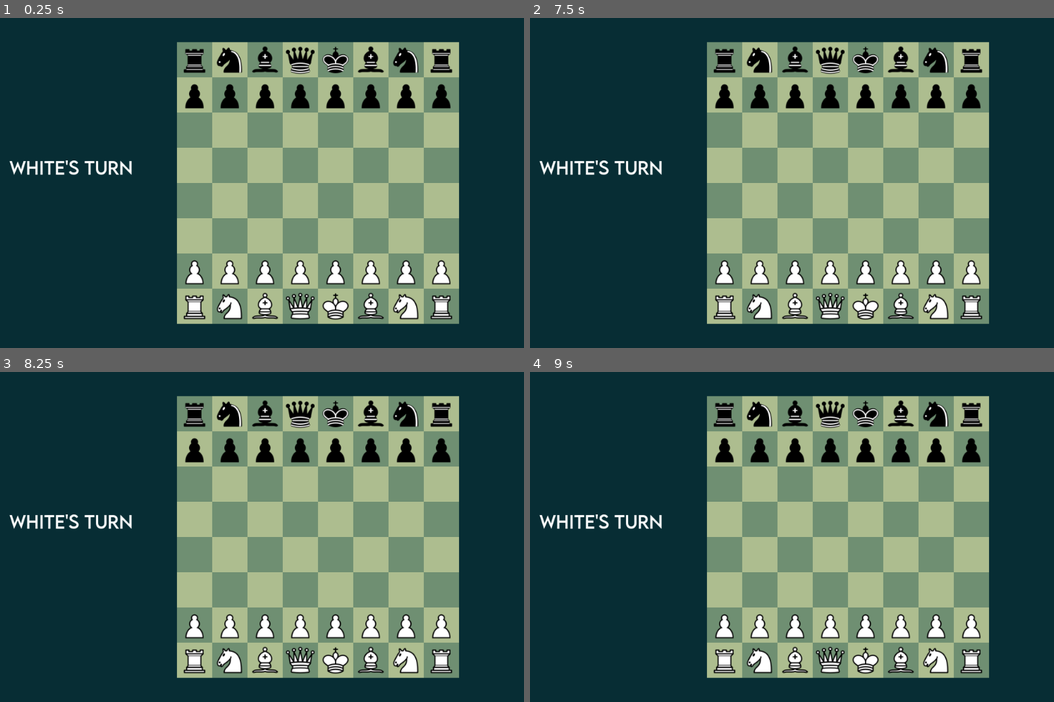
Above: before the commit, frames 1-4 (two rows, left to right).
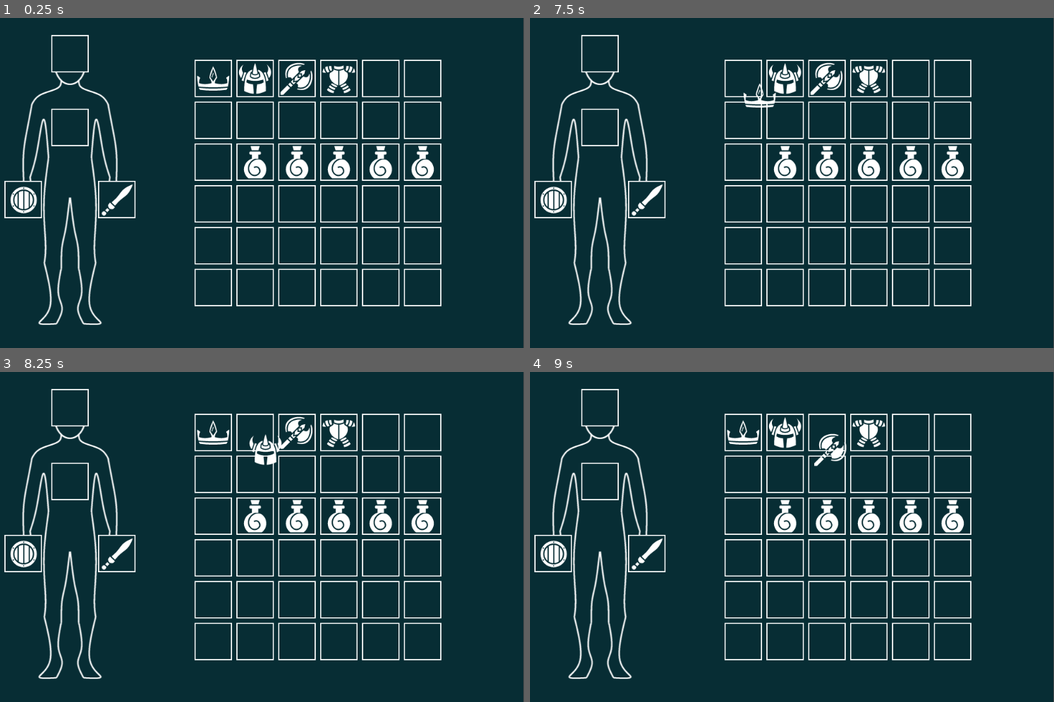
Above: after the commit, the same moments.

Repository: Maybells/godot-zone-framework
Game: Godot game, scene res://Examples/RPG Inventory/inventory.tscn
Same seed, same stepped clock (60 frames per second), same inputs: the game is played once before the commit and once after it. Before the commit the project starts from res://Examples/Chess/chess.tscn.
Inputs (mouse positions are in pixels of both pictures, inside the frame that each line leads up to):
- Up to frame 1 (0.25 s): no input
- Up to frame 2 (7.5 s): tap Enter at 0.5, 2, 3.5 s; move the mouse to (723, 60) at 0.52 s; click (723, 60) at 0.67 s; tap Space at 1.25, 2.75, 4.25 s; move the mouse to (760, 60) at 1.27 s; click (760, 60) at 1.42 s; move the mouse to (797, 60) at 2.02 s; click (797, 60) at 2.17 s; move the mouse to (828, 60) at 2.77 s; click (828, 60) at 2.92 s; move the mouse to (865, 60) at 3.52 s; click (865, 60) at 3.67 s; move the mouse to (902, 60) at 4.27 s; click (902, 60) at 4.42 s; move the mouse to (933, 60) at 5.02 s; click (933, 60) at 5.17 s; move the mouse to (970, 60) at 5.77 s; click (970, 60) at 5.92 s; move the mouse to (723, 93) at 6.52 s; click (723, 93) at 6.67 s; move the mouse to (760, 93) at 7.27 s; click (760, 93) at 7.42 s
- Up to frame 3 (8.25 s): move the mouse to (267, 447) at 8.02 s; click (267, 447) at 8.17 s
- Up to frame 4 (9 s): move the mouse to (828, 447) at 8.77 s; click (828, 447) at 8.92 s

The runs differ from the first frame. In frame 1, 49% of the frame differs, in the area x 0-100%, y 0-100%; in frame 2, 49%; in frame 3, 49%; in frame 4, 49%.

Commit message:
Added inventory example

Diff:
--- a/Examples/Chess/chess_logic.gd
+++ b/Examples/Chess/chess_logic.gd
@@ -1,4 +1,4 @@
-extends "res://src/GameLogic/base.gd"
+extends GameLogic
 
 class_name ChessLogic
 
--- a/Examples/Chess/piece.gd
+++ b/Examples/Chess/piece.gd
@@ -1,4 +1,4 @@
-extends "res://src/Piece/piece.gd"
+extends Piece
 
 
 const PIECE_MAP = {
--- a/Examples/Chess/tile.gd
+++ b/Examples/Chess/tile.gd
@@ -1,4 +1,4 @@
-extends "res://src/Zone/zone.gd"
+extends Zone
 
 var white = Color(111/255.0, 143/255.0, 114/255.0)
 var black = Color(173/255.0, 189/255.0, 143/255.0)
--- /dev/null
+++ b/Examples/RPG Inventory/Item.tscn
@@ -0,0 +1,20 @@
+[gd_scene load_steps=5 format=2]
+
+[ext_resource path="res://src/Piece/piece.tscn" type="PackedScene" id=1]
+[ext_resource path="res://Examples/RPG Inventory/Images/arm_1.png" type="Texture" id=2]
+[ext_resource path="res://Examples/RPG Inventory/item.gd" type="Script" id=3]
+
+[sub_resource type="RectangleShape2D" id=1]
+extents = Vector2( 32, 32 )
+
+[node name="Item" instance=ExtResource( 1 )]
+z_index = 1
+script = ExtResource( 3 )
+
+[node name="ClickArea" type="Area2D" parent="." index="1"]
+
+[node name="ClickShape" type="CollisionShape2D" parent="ClickArea" index="0"]
+shape = SubResource( 1 )
+
+[node name="Sprite" type="Sprite" parent="." index="2"]
+texture = ExtResource( 2 )
--- /dev/null
+++ b/Examples/RPG Inventory/ItemBox.tscn
@@ -0,0 +1,17 @@
+[gd_scene load_steps=5 format=2]
+
+[ext_resource path="res://src/Zone/zone.tscn" type="PackedScene" id=1]
+[ext_resource path="res://Examples/RPG Inventory/Images/item_box.png" type="Texture" id=2]
+[ext_resource path="res://Examples/RPG Inventory/item_box.gd" type="Script" id=3]
+
+[sub_resource type="RectangleShape2D" id=1]
+extents = Vector2( 32, 32 )
+
+[node name="ItemBox" instance=ExtResource( 1 )]
+script = ExtResource( 3 )
+
+[node name="ZoneExtents" parent="." index="0"]
+shape = SubResource( 1 )
+
+[node name="Sprite" type="Sprite" parent="." index="1"]
+texture = ExtResource( 2 )
--- /dev/null
+++ b/Examples/RPG Inventory/inventory.gd
@@ -0,0 +1,52 @@
+extends Node2D
+
+
+onready var slot = load("res://Examples/RPG Inventory/ItemBox.tscn")
+onready var item = load("res://Examples/RPG Inventory/Item.tscn")
+onready var game = InventoryLogic.new()
+
+
+var starting_items = {
+	0: "crown",
+	1: "helmet",
+	2: "axe",
+	3: "chestplate",
+	13: "potion",
+	14: "potion",
+	15: "potion",
+	16: "potion",
+	17: "potion",
+}
+
+
+func _ready():
+	game.register_zone($Head)
+	game.register_zone($Chest)
+	game.register_zone($LeftArm)
+	game.register_zone($RightArm)
+
+	var i = 0
+	for point in $SquareGridGenerator.points:
+		var box = slot.instance()
+		box.position = $SquareGridGenerator.position + point
+		game.register_zone(box)
+		add_child(box)
+
+		if i in starting_items:
+			box.piece_added(_generate_item(starting_items[i]))
+
+		i += 1
+
+	var sword = _generate_item("sword")
+	$RightArm.piece_added(sword)
+
+	var shield = _generate_item("shield")
+	$LeftArm.piece_added(shield)
+
+
+func _generate_item(name):
+	var i = item.instance()
+	i.set_item(name)
+	game.register_piece(i)
+	add_child(i)
+	return i
--- /dev/null
+++ b/Examples/RPG Inventory/inventory.tscn
@@ -0,0 +1,48 @@
+[gd_scene load_steps=5 format=2]
+
+[ext_resource path="res://Examples/RPG Inventory/Images/outline.png" type="Texture" id=1]
+[ext_resource path="res://src/Grid/SquareGrid/square_grid_generator.tscn" type="PackedScene" id=2]
+[ext_resource path="res://Examples/RPG Inventory/ItemBox.tscn" type="PackedScene" id=3]
+[ext_resource path="res://Examples/RPG Inventory/inventory.gd" type="Script" id=4]
+
+[node name="Inventory" type="Node2D"]
+script = ExtResource( 4 )
+
+[node name="ColorRect" type="ColorRect" parent="."]
+margin_left = -1.05261
+margin_right = 1022.95
+margin_bottom = 600.0
+mouse_filter = 2
+color = Color( 0.027451, 0.176471, 0.203922, 1 )
+__meta__ = {
+"_edit_group_": true,
+"_edit_lock_": true,
+"_edit_use_anchors_": false
+}
+
+[node name="Sprite" type="Sprite" parent="."]
+position = Vector2( 200, 300 )
+texture = ExtResource( 1 )
+
+[node name="SquareGridGenerator" parent="." instance=ExtResource( 2 )]
+position = Vector2( 650, 300 )
+columns = 6
+rows = 6
+cell_size = Vector2( 68, 68 )
+cell_margin = Vector2( 8, 8 )
+
+[node name="LeftArm" parent="." instance=ExtResource( 3 )]
+position = Vector2( 115, 330 )
+type = 0
+
+[node name="RightArm" parent="." instance=ExtResource( 3 )]
+position = Vector2( 285, 330 )
+type = 0
+
+[node name="Head" parent="." instance=ExtResource( 3 )]
+position = Vector2( 200, 65 )
+type = 2
+
+[node name="Chest" parent="." instance=ExtResource( 3 )]
+position = Vector2( 200, 198.947 )
+type = 1
--- /dev/null
+++ b/Examples/RPG Inventory/inventory_logic.gd
@@ -0,0 +1,3 @@
+extends GameLogic
+
+class_name InventoryLogic
--- /dev/null
+++ b/Examples/RPG Inventory/item.gd
@@ -0,0 +1,91 @@
+extends Piece
+
+
+enum {ARM, CHEST, HEAD, OTHER}
+
+
+var items = {
+	"sword": Vector2(ARM, 1),
+	"axe": Vector2(ARM, 2),
+	"shield": Vector2(ARM, 3),
+	"chestplate": Vector2(CHEST, 1),
+	"crown": Vector2(HEAD, 1),
+	"helmet": Vector2(HEAD, 2),
+	"potion": Vector2(OTHER, 1),
+}
+var file_prefix = {
+	ARM: "arm",
+	CHEST: "chest",
+	HEAD: "head",
+	OTHER: "other",
+}
+
+
+var type
+var icon_number
+var holding = false
+
+
+func _ready():
+	$ZoneDetector.add_exception($ClickArea)
+
+	$ClickArea.connect("input_event", self, "_on_input_event")
+
+	_load_icon()
+
+
+func _process(delta):
+	if holding:
+		position = get_viewport().get_mouse_position()
+
+
+func _load_icon():
+	# Dictionary bugged in v3.3.rc7, uncomment when fixed
+	var prefix #= file_prefix[type]
+	if type == ARM:
+		prefix = "arm"
+	elif type == CHEST:
+		prefix = "chest"
+	elif type == HEAD:
+		prefix = "head"
+	else:
+		prefix = "other"
+	var file = prefix + "_" + str(icon_number) + ".png"
+	var image = load("res://Examples/RPG Inventory/Images/" + file)
+	$Sprite.texture = image
+
+
+func _on_input_event(viewport, event, shape_idx):
+	if event is InputEventMouseButton:
+		if event.button_index == BUTTON_LEFT:
+			if event.pressed and not holding and not game.has_focus():
+				_pick_up()
+			elif not event.pressed and game.is_focused(self):
+				_put_down()
+
+
+func _pick_up():
+	if not game.has_focus() and game.can_focus(self):
+		z_index += 1
+		game.focus_piece(self)
+		holding = true
+
+
+func _put_down():
+	if game.is_move_valid(self, origin_zone, overlap_zone):
+		z_index -= 1
+		game.unfocus_piece(self)
+		holding = false
+		game.move_piece(self, overlap_zone)
+	else:
+		holding = false
+		game.unfocus_piece(self)
+		if origin_zone:
+			game.move_piece(self, origin_zone)
+
+
+func set_item(name):
+	if name in items:
+		var item = items[name]
+		type = item.x
+		icon_number = item.y
--- /dev/null
+++ b/Examples/RPG Inventory/item_box.gd
@@ -0,0 +1,19 @@
+extends Zone
+
+
+enum Location {ARM, CHEST, HEAD, OTHER}
+
+
+export (Location) var type = Location.OTHER
+
+
+func piece_added(piece, location = null):
+	.piece_added(piece, location)
+	piece.position = position
+
+
+func can_accept_piece(piece):
+	if type == Location.OTHER:
+		return pieces.empty()
+	else:
+		return pieces.empty() and piece.type == type
--- a/project.godot
+++ b/project.godot
@@ -9,10 +9,15 @@
 config_version=4
 
 _global_script_classes=[ {
-"base": "Reference",
+"base": "GameLogic",
 "class": "ChessLogic",
 "language": "GDScript",
 "path": "res://Examples/Chess/chess_logic.gd"
+}, {
+"base": "Reference",
+"class": "GameLogic",
+"language": "GDScript",
+"path": "res://src/GameLogic/game_logic.gd"
 }, {
 "base": "Reference",
 "class": "Grid",
@@ -39,6 +44,11 @@
 "language": "GDScript",
 "path": "res://src/Grid/HexGrid/hex_grid_bounds.gd"
 }, {
+"base": "GameLogic",
+"class": "InventoryLogic",
+"language": "GDScript",
+"path": "res://Examples/RPG Inventory/inventory_logic.gd"
+}, {
 "base": "Reference",
 "class": "MovePattern",
 "language": "GDScript",
@@ -48,6 +58,11 @@
 "class": "MoveSequence",
 "language": "GDScript",
 "path": "res://src/Grid/move_sequence.gd"
+}, {
+"base": "Node2D",
+"class": "Piece",
+"language": "GDScript",
+"path": "res://src/Piece/piece.gd"
 }, {
 "base": "Grid",
 "class": "SquareGrid",
@@ -63,25 +78,34 @@
 "class": "SquareMoveSequence",
 "language": "GDScript",
 "path": "res://src/Grid/SquareGrid/square_move_sequence.gd"
+}, {
+"base": "Area2D",
+"class": "Zone",
+"language": "GDScript",
+"path": "res://src/Zone/zone.gd"
 } ]
 _global_script_class_icons={
 "ChessLogic": "",
+"GameLogic": "",
 "Grid": "",
 "GridBounds": "",
 "GridObstacle": "",
 "HexGrid": "",
 "HexGridBounds": "",
+"InventoryLogic": "",
 "MovePattern": "",
 "MoveSequence": "",
+"Piece": "",
 "SquareGrid": "",
 "SquareGridBounds": "",
-"SquareMoveSequence": ""
+"SquareMoveSequence": "",
+"Zone": ""
 }
 
 [application]
 
-config/name="LogicZone Framework"
-run/main_scene="res://Examples/Chess/chess.tscn"
+config/name="Godot Zone Framework"
+run/main_scene="res://Examples/RPG Inventory/inventory.tscn"
 config/icon="res://icon.png"
 
 [rendering]
--- a/src/GameLogic/base.gd
+++ b/src/GameLogic/game_logic.gd
@@ -1,3 +1,6 @@
+class_name GameLogic
+
+
 signal game_reset
 signal game_initialized
 signal piece_moved(piece, to)
@@ -40,7 +43,7 @@
 
 # Returns true if the game logic allows piece to go from start to end
 func is_move_valid(piece, start, end):
-	return false
+	return (end != null) and (end.can_accept_piece(piece))
 
 
 # Moves piece to the given zone
--- a/src/Piece/piece.gd
+++ b/src/Piece/piece.gd
@@ -1,4 +1,6 @@
 extends Node2D
+
+class_name Piece
 
 
 var origin_zone
--- a/src/Zone/zone.gd
+++ b/src/Zone/zone.gd
@@ -1,4 +1,6 @@
 extends Area2D
+
+class_name Zone
 
 
 var id
Binary file added: Examples/RPG Inventory/Images/arm_1.png
Not shown, added: Examples/RPG Inventory/Images/arm_1.png.import
Binary file added: Examples/RPG Inventory/Images/arm_2.png
Not shown, added: Examples/RPG Inventory/Images/arm_2.png.import
Binary file added: Examples/RPG Inventory/Images/arm_3.png
Not shown, added: Examples/RPG Inventory/Images/arm_3.png.import
Binary file added: Examples/RPG Inventory/Images/chest_1.png
Not shown, added: Examples/RPG Inventory/Images/chest_1.png.import
Binary file added: Examples/RPG Inventory/Images/head_1.png
Not shown, added: Examples/RPG Inventory/Images/head_1.png.import
Binary file added: Examples/RPG Inventory/Images/head_2.png
Not shown, added: Examples/RPG Inventory/Images/head_2.png.import
(and 7 more such lines)
